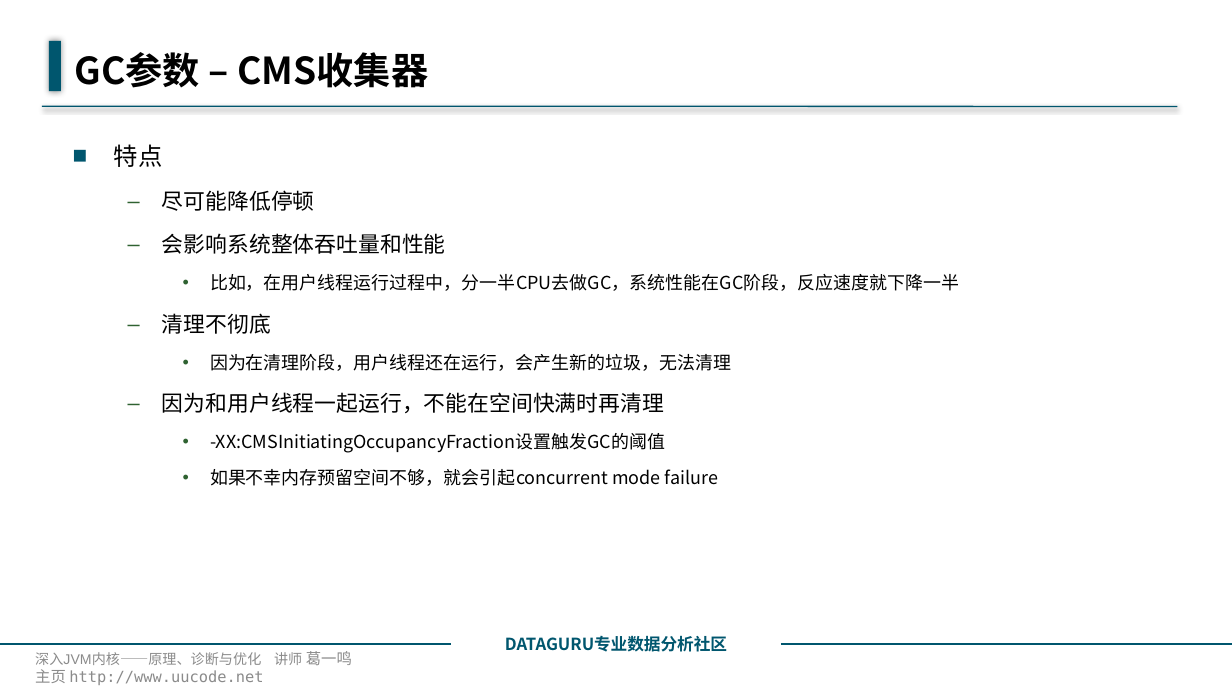
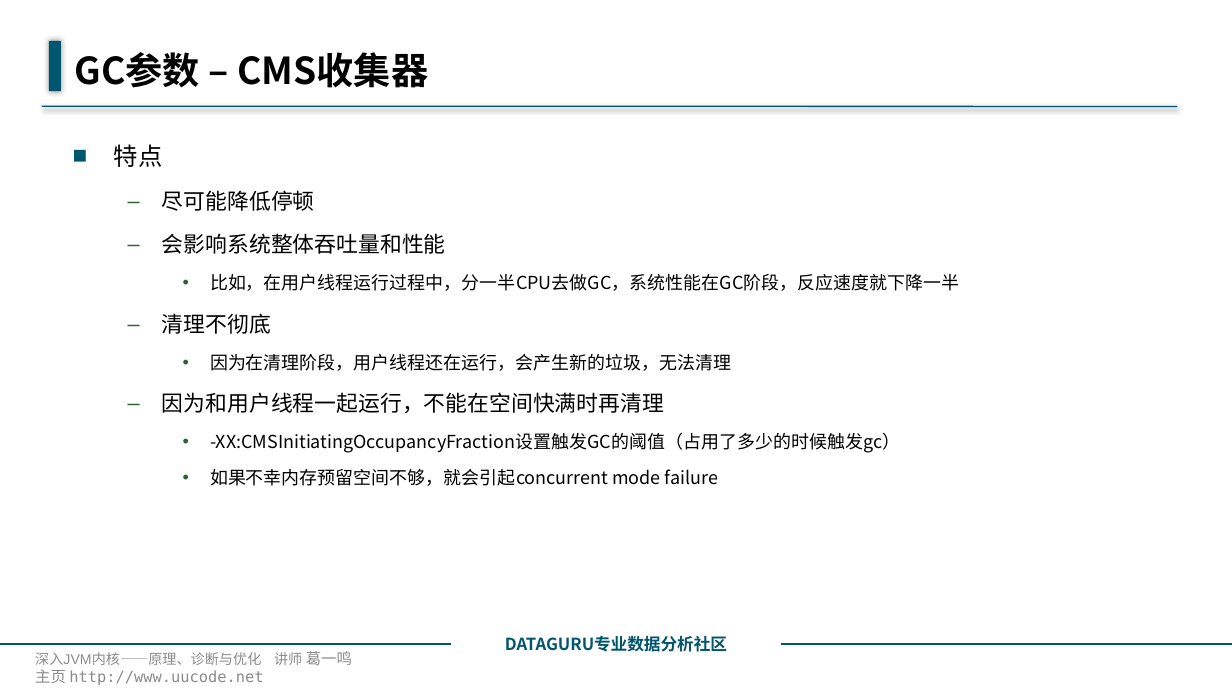
Before and after one commit to 1606884098/javabase, a slide deck: slide 13 of javabase1Jvm/src/main/java/com/javabase/jvm1runtime/runtimeDetail/5.GC参数.pptx. Drawn at 1232x692 pixels with LibreOffice and Linux fonts; fonts in the diff are those of the drawing; background and template pictures are left out. Boxes give left, top, right and bottom in pixels: in the first picture for what was removed or moved away, otherwise in the second. Text is boxed around its words. In the diff, an @@ line names an element or a change of style, - is before the commit and + after.

```diff
--- a/javabase1Jvm/src/main/java/com/javabase/jvm1runtime/runtimeDetail/5.GC参数.pptx
+++ b/javabase1Jvm/src/main/java/com/javabase/jvm1runtime/runtimeDetail/5.GC参数.pptx
@@ text at (x1=210, y1=433, x2=900, y2=453): text changed @@
-    • -XX:CMSInitiatingOccupancyFraction设置触发GC的阈值
+    • -XX:CMSInitiatingOccupancyFraction设置触发GC的阈值（占用了多少的时候触发gc）
```
Also in this commit, not shown: 1 other slide changed, 7 other files.
